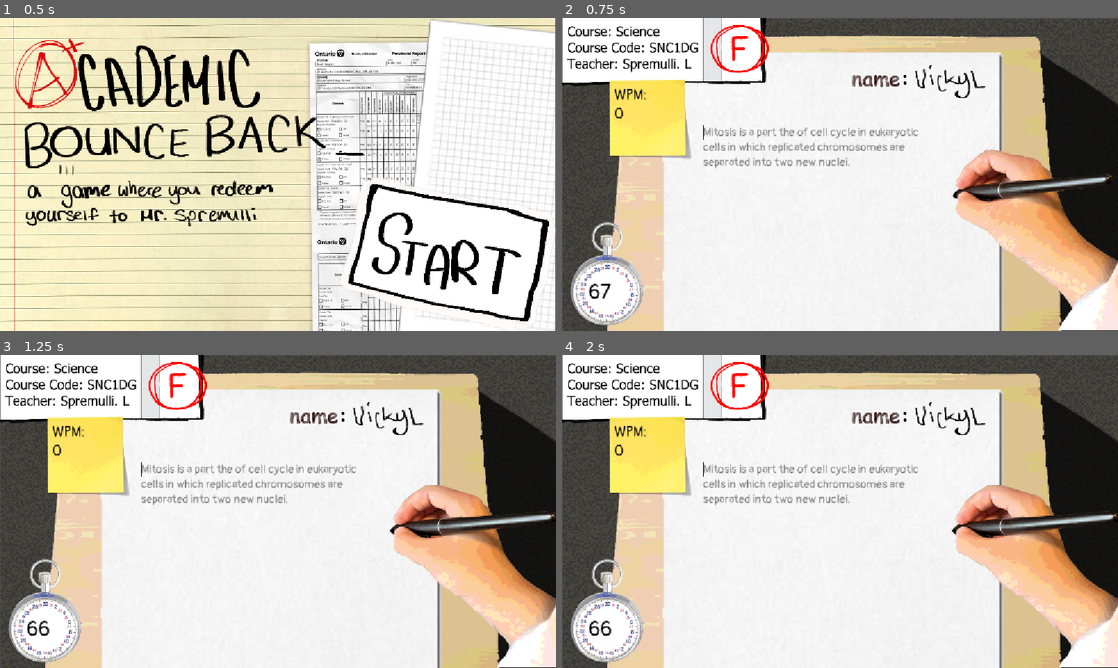
Above: before the commit, frames 1-4 (two rows, left to right).
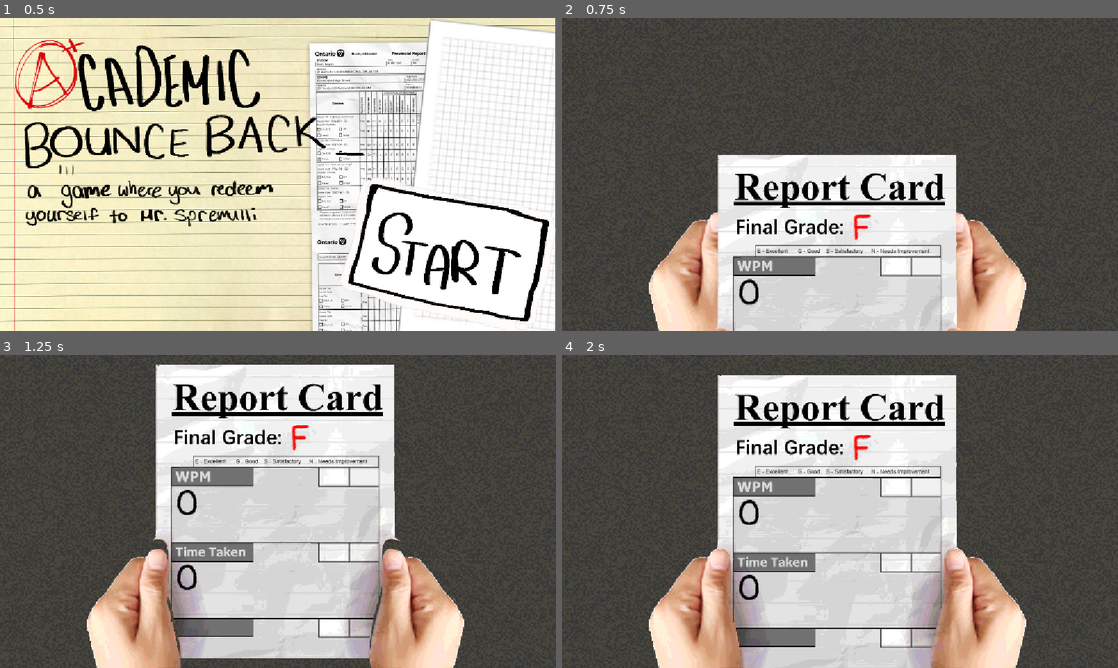
Above: after the commit, the same moments.

Repository: Vick-St3r/haven-keyboard
Game: Godot game, scene res://scenes/background.tscn
Two runs of this game, one before a commit and one after it. Both use one fixed random seed, a clock stepped at 60 frames per second and the inputs below.
Inputs (mouse positions are in pixels of both pictures, inside the frame that each line leads up to):
- Up to frame 1 (0.5 s): no input
- Up to frame 2 (0.75 s): tap Enter at 0.5, 0.6 s; move the mouse to (1012, 252) at 0.52 s; click (1012, 252) at 0.67 s
- Up to frame 3 (1.25 s): no input
- Up to frame 4 (2 s): move the mouse to (823, 536) at 1.27 s; tap Keypad Enter at 1.35 s; click (823, 536) at 1.42 s

Frame 1 is identical in both runs. In frame 2, 74% of the frame differs, in the area x 0-100%, y 0-100%; in frame 3, 75%; in frame 4, 73%.
Error after the commit: Invalid access of index '-1' on a base object of type: 'PackedStringArray'. (res://scripts/main_game.gd:44)

Commit message:
Clone resource text to user folder
Clone resource text to user folder and choose random file from there

Diff:
--- a/scripts/main_game.gd
+++ b/scripts/main_game.gd
@@ -3,16 +3,12 @@
 signal reportcard(grade: String, wpm: float, sec: float)
 
 @onready var textedit = $TextEdit
-@onready var targetText = "";
+var targetText = "";
 @onready var targetTextDisplay = $texttype
 @onready var timertext = $clock/time
-const textFilesPath = "res://texts/"
-@onready var texts = [
-	"Mitosis is a part of the cell cycle in eukaryotic cells in which replicated chromosomes are separated into two new nuclei. Cell division by mitosis is an equational division which gives rise to genetically identical cells in which the total number of chromosomes is maintained.",
-	"A mitochondrion is an organelle found in the cells of most eukaryotes, such as animals, plants and fungi. Mitochondria have a double membrane structure and use aerobic respiration to generate adenosine triphosphate (ATP), which is used throughout the cell as a source of chemical energy. They were discovered by Albert von Kölliker in 1857 in the voluntary muscles of insects. The term mitochondrion, meaning \"a thread-like granule\", was coined by Carl Benda in 1898. The mitochondrion is popularly nicknamed the \"powerhouse of the cell\", a phrase popularized by Philip Siekevitz in a 1957 Scientific American article of the same name.",
-	"An organism is any living thing that functions as an individual. Such a definition raises more problems than it solves, not least because the concept of an individual is also difficult. Several criteria, few of which are widely accepted, have been proposed to define what constitutes an organism. Among the most common is that an organism has autonomous reproduction, growth, and metabolism. This would exclude viruses, even though they evolve like organisms.",
-	"Photosynthesis is a system of biological processes by which photopigment-bearing autotrophic organisms, such as most plants, algae and cyanobacteria, convert light energy--typically from sunlight--into the chemical energy necessary to fuel their metabolism. The term photosynthesis usually refers to oxygenic photosynthesis, a process that releases oxygen as a byproduct of water splitting. Photosynthetic organisms store the converted chemical energy within the bonds of intracellular organic compounds (complex compounds containing carbon), typically carbohydrates like sugars (mainly glucose, fructose and sucrose), starches, phytoglycogen and cellulose."
-]
+
+const textFilesResourcePath = "res://texts/"
+const textFilesUserPath = "user://texts/"
 var originalSentences;
 var scrambledSentences;
 var curSentence = 0;
@@ -33,9 +29,20 @@
 
 # Called when the node enters the scene tree for the first time.
 func _ready() -> void:
-	# load a random one of the paragraphs
+	#check if text files exist
+	var textsCount = 0
+	for file in DirAccess.get_files_at(textFilesUserPath):
+		if(file.get_extension() == "txt"):
+			textsCount += 1
+
+	if not DirAccess.dir_exists_absolute(textFilesUserPath) or textsCount == 0:
+		cloneTextResources()
+
+	# load contents of a random txt file
 	randomize()
-	originalText = texts.pick_random()
+	var allTextFilePaths = DirAccess.get_files_at(textFilesUserPath)
+	var chosenTextFile = allTextFilePaths[randi_range(0,allTextFilePaths.size() - 1)]
+	originalText = FileAccess.get_file_as_string(chosenTextFile)
 	originalSentences = originalText.split(".", false)
 	scrambledSentences = originalSentences.duplicate()
 	for i in scrambledSentences.size():
@@ -134,6 +141,13 @@
 		textedit.set_text(targetText)
 
 
+func cloneTextResources():
+	print("cloning text files...")
+
+	DirAccess.make_dir_recursive_absolute(textFilesUserPath)
+	for file in DirAccess.get_files_at(textFilesResourcePath):
+		DirAccess.copy_absolute(textFilesResourcePath.path_join(file),textFilesUserPath)
+
 
 #func updateTextDisplay():
 	#targetTextDisplay.clear()
